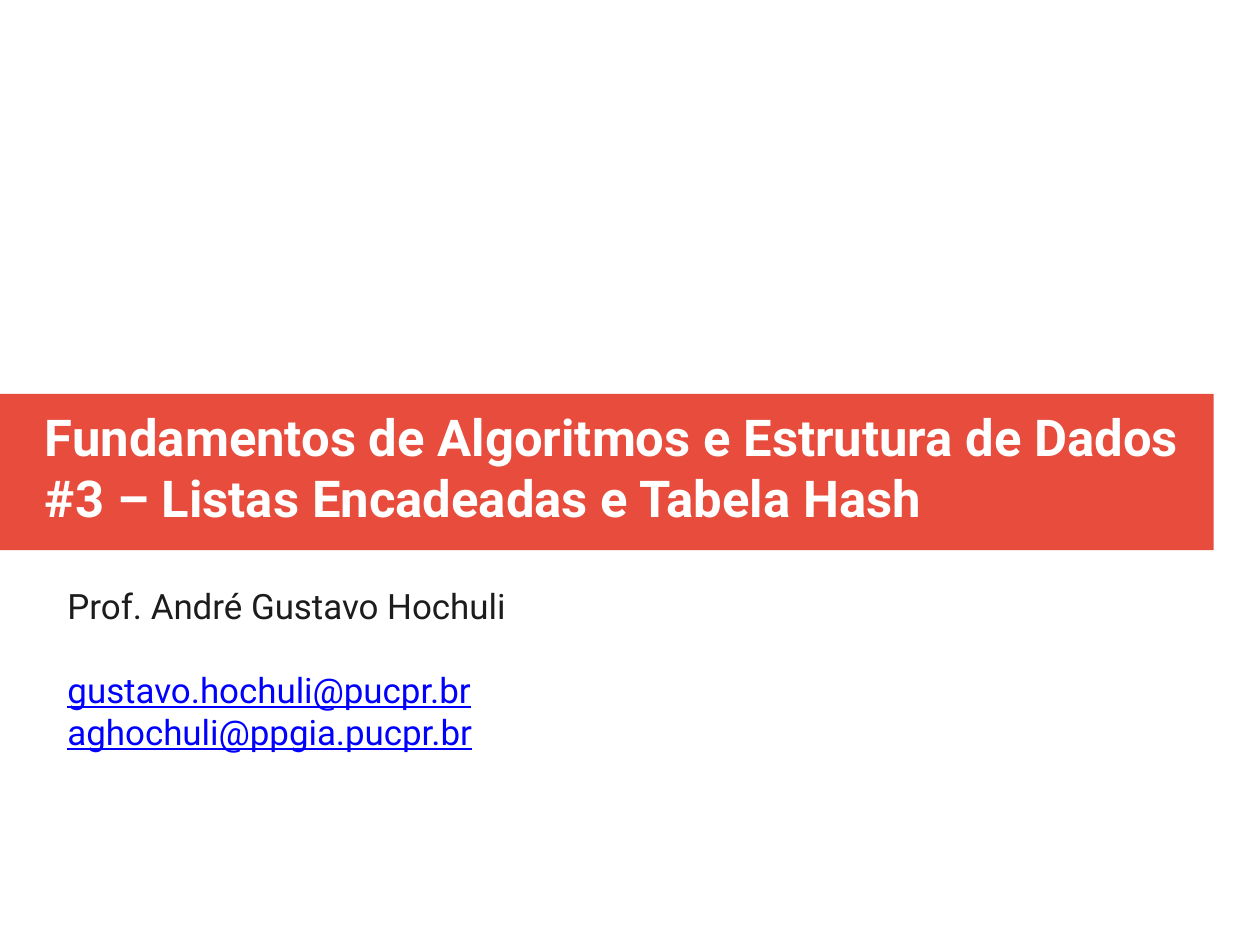
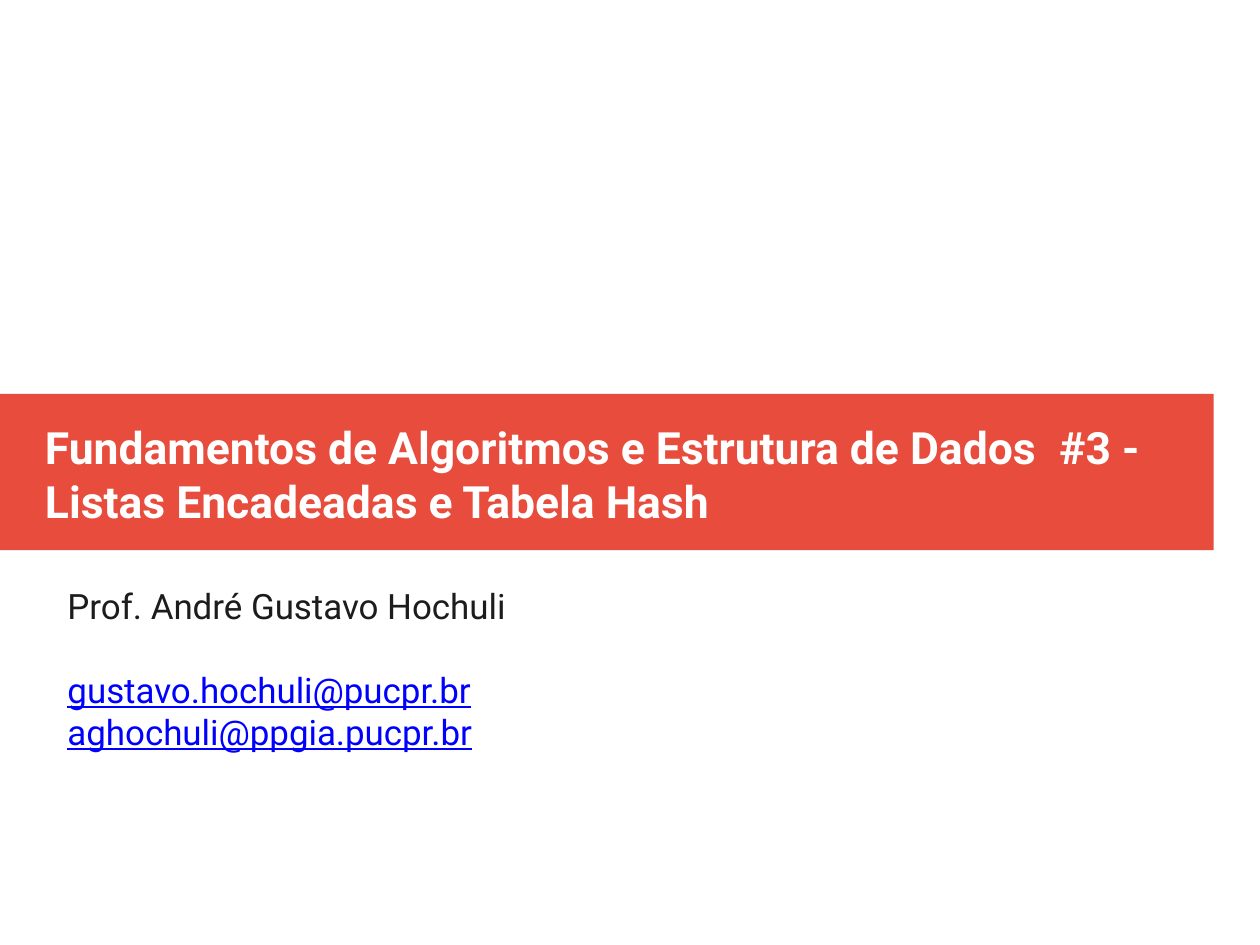
Before and after one commit to andrehochuli/teaching, a slide deck: slide 1 of DataStructuresAndAlgorithms/Lecture 03 - Linked Lists and Hash Table/Lecture 03 - Linked Lists and Hash Table.pptx. Drawn at 1260x945 pixels with LibreOffice and Linux fonts; fonts in the diff are those of the drawing. Boxes give left, top, right and bottom in pixels: in the first picture for what was removed or moved away, otherwise in the second. Text is boxed around its words. In the diff, an @@ line names an element or a change of style, - is before the commit and + after.

```diff
--- a/DataStructuresAndAlgorithms/Lecture 03 - Linked Lists and Hash Table/Lecture 03 - Linked Lists and Hash Table.pptx
+++ b/DataStructuresAndAlgorithms/Lecture 03 - Linked Lists and Hash Table/Lecture 03 - Linked Lists and Hash Table.pptx
@@ text at <box>45,430,1111,519</box>: text changed; size 32 to 28 pt @@
-Fundamentos de Algoritmos e Estrutura de Dados #3 – Listas Encadeadas e Tabela Hash
+Fundamentos de Algoritmos e Estrutura de Dados #3 - Listas Encadeadas e Tabela Hash
```
Also in this commit, not shown: 2 other slides changed, 1 slide added, 1 other file.
